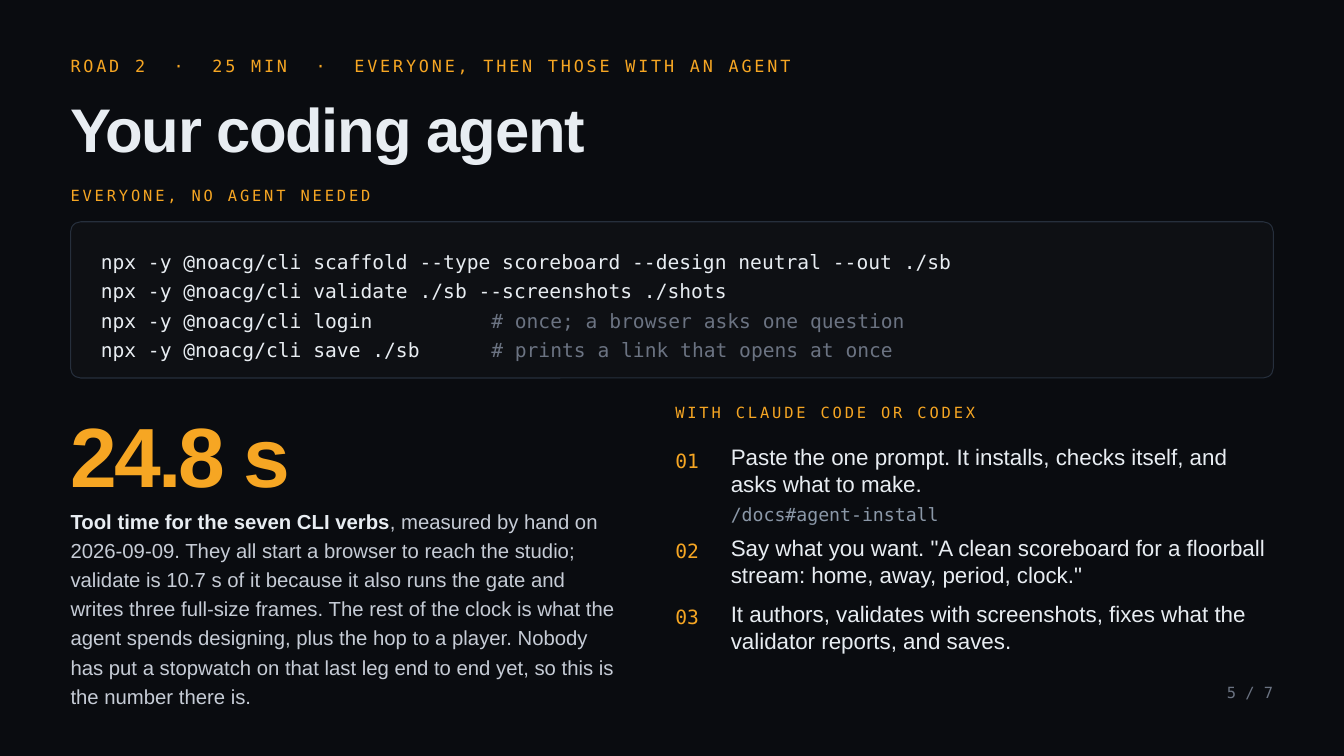
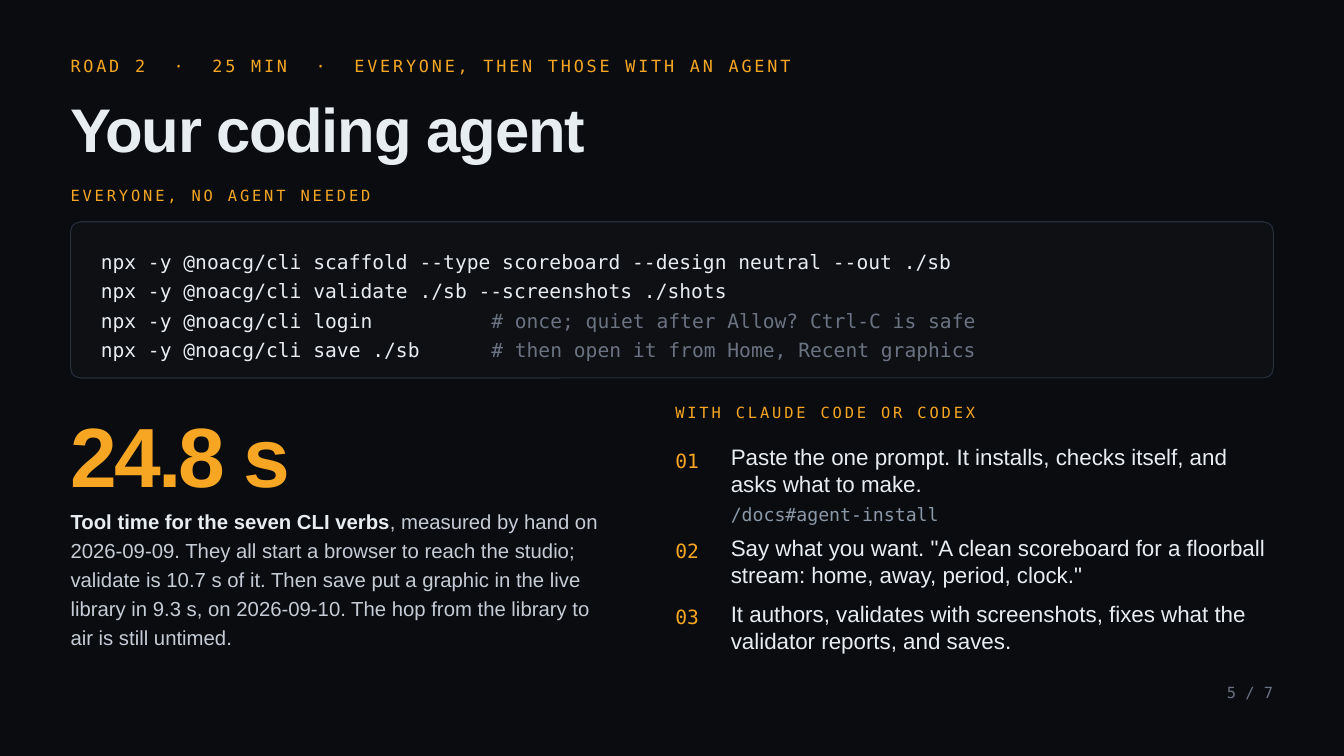
Before and after one commit to NoaCG/NoaCG-Studio, a slide deck: slide 5 of docs/presentation-2026-09-25/NoaCG-2026-09-25.pptx. Drawn at 1344x756 pixels with LibreOffice and Linux fonts; fonts in the diff are those of the drawing. Boxes give left, top, right and bottom in pixels: in the first picture for what was removed or moved away, otherwise in the second. Text is boxed around its words. In the diff, an @@ line names an element or a change of style, - is before the commit and + after.

```diff
--- a/docs/presentation-2026-09-25/NoaCG-2026-09-25.pptx
+++ b/docs/presentation-2026-09-25/NoaCG-2026-09-25.pptx
@@ text at (x1=101, y1=313, x2=975, y2=361): text changed @@
-npx -y @noacg/cli login # once; a browser asks one question
-npx -y @noacg/cli save ./sb # prints a link that opens at once
+npx -y @noacg/cli login # once; quiet after Allow? Ctrl-C is safe
+npx -y @noacg/cli save ./sb # then open it from Home, Recent graphics
@@ text at (x1=71, y1=514, x2=598, y2=645): text changed @@
-Tool time for the seven CLI verbs, measured by hand on 2026-09-09. They all start a browser to reach the studio; validate is 10.7 s of it because it also runs the gate and writes three full-size frames. The rest of the clock is what the agent spends designing, plus the hop to a player. Nobody has put a stopwatch on that last leg end to end yet, so this is the number there is.
+Tool time for the seven CLI verbs, measured by hand on 2026-09-09. They all start a browser to reach the studio; validate is 10.7 s of it. Then save put a graphic in the live library in 9.3 s, on 2026-09-10. The hop from the library to air is still untimed.
```
Also in this commit, not shown: 5 other slides changed, 5 other files.
